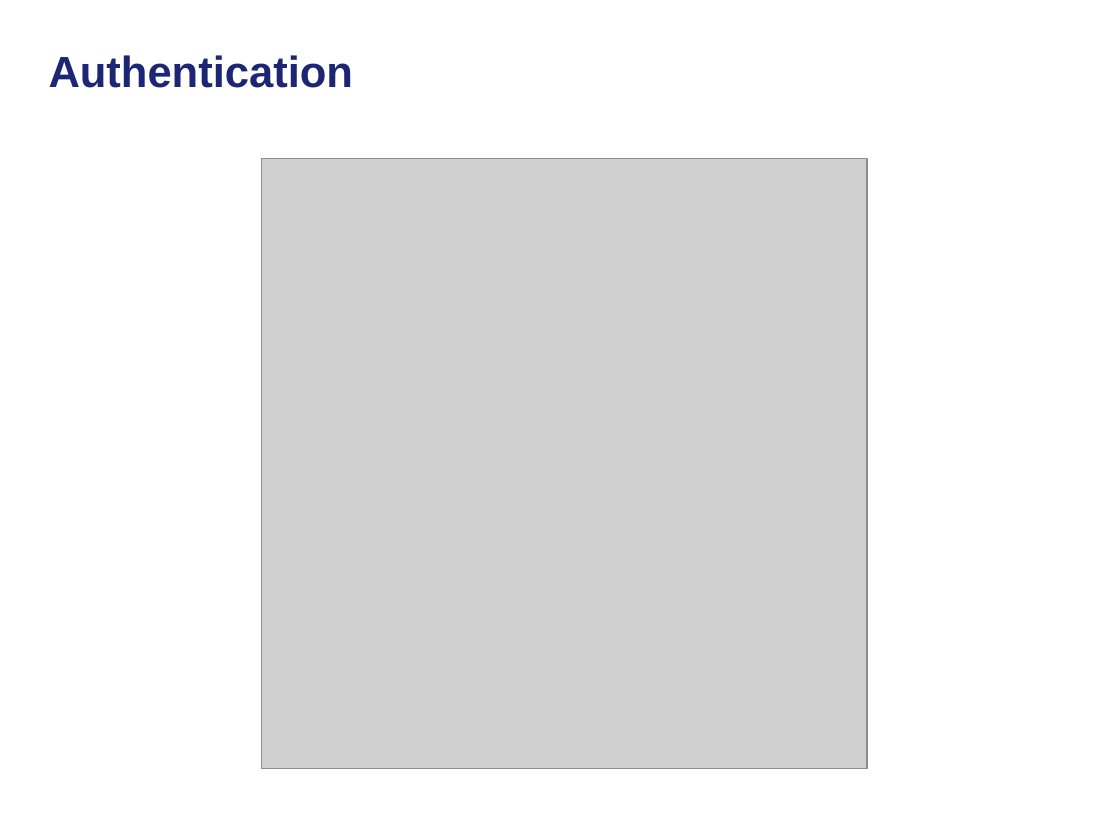
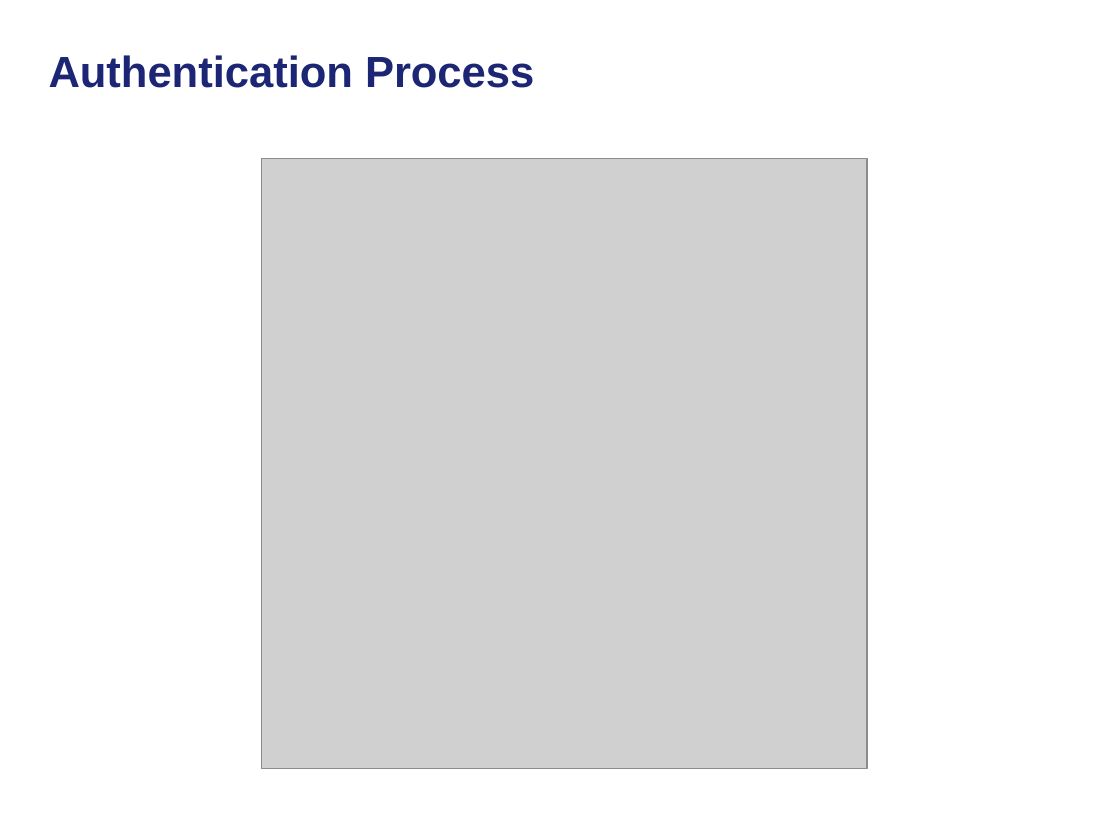
Before and after one commit to NCIP/cagrid-docs, a slide deck: slide 22 of general/meetings/UGM/2010-05-20_caGrid-Trust-Fabric.ppt (slide 13 before the commit). Drawn at 1120x840 pixels with LibreOffice and Linux fonts; fonts in the diff are those of the drawing; grey boxes stand for pictures; background and template pictures are left out. Boxes give left, top, right and bottom in pixels: in the first picture for what was removed or moved away, otherwise in the second. Text is boxed around its words. In the diff, an @@ line names an element or a change of style, - is before the commit and + after.

```diff
--- a/general/meetings/UGM/2010-05-20_caGrid-Trust-Fabric.ppt
+++ b/general/meetings/UGM/2010-05-20_caGrid-Trust-Fabric.ppt
@@ title at box(49, 55, 534, 88): text changed @@
-Authentication
+Authentication Process
```
Also in this commit, not shown: 11 other slides changed, 9 slides added, 1 slide removed.
